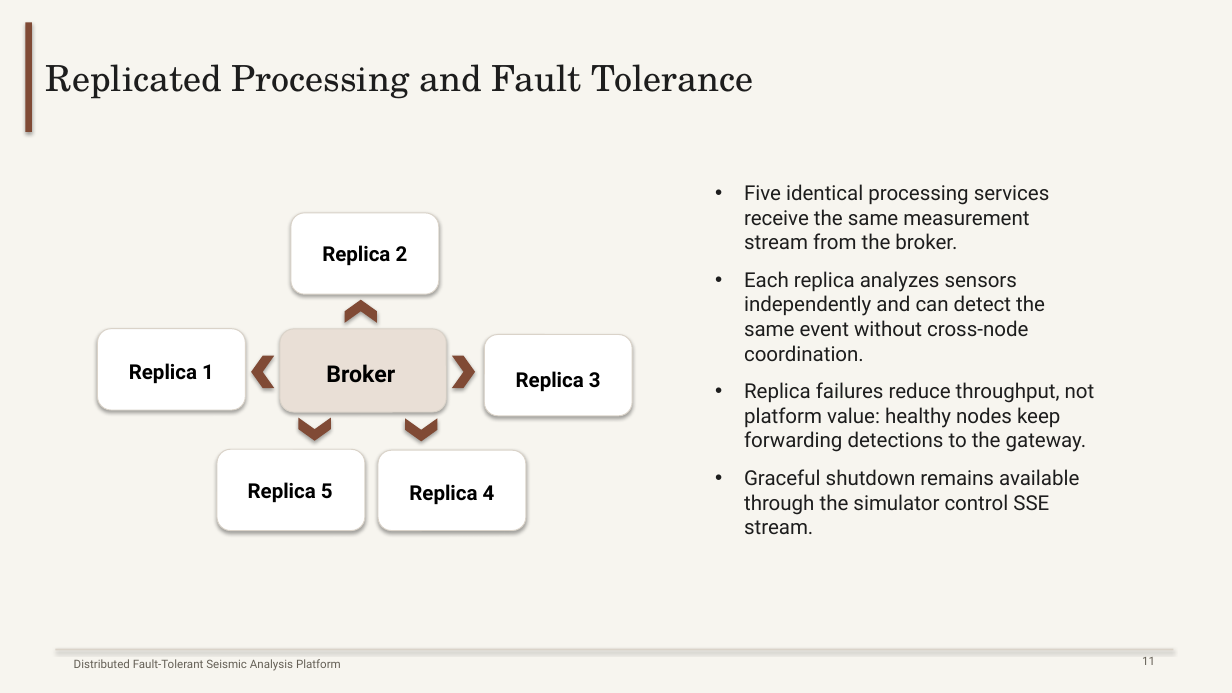
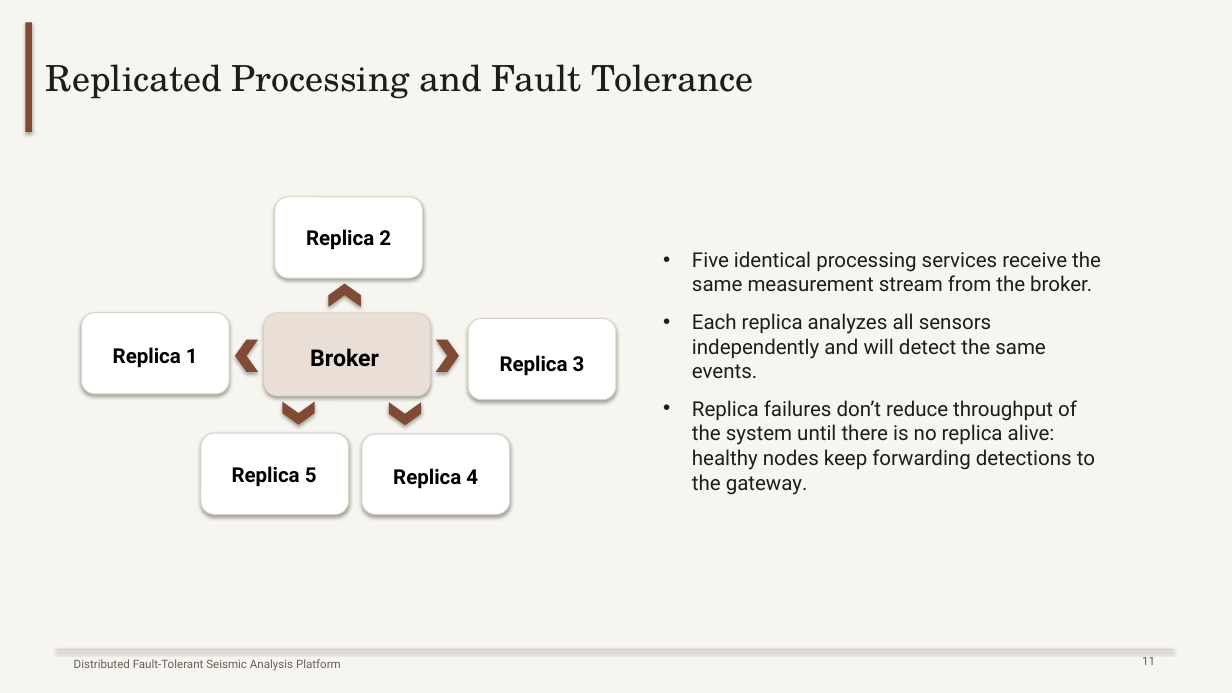
Before and after one commit to mattia9203/1998519_LTM, a slide deck: slide 10 of booklets/seismic_final_presentation.pptx. Drawn at 1232x693 pixels with LibreOffice and Linux fonts; fonts in the diff are those of the drawing. Boxes give left, top, right and bottom in pixels: in the first picture for what was removed or moved away, otherwise in the second. Text is boxed around its words. In the diff, an @@ line names an element or a change of style, - is before the commit and + after.

```diff
--- a/booklets/seismic_final_presentation.pptx
+++ b/booklets/seismic_final_presentation.pptx
@@ text "Five identical processing services receive ...": place and size @@
-text "Five identical processing services receive ..." at <box>744,184,1095,511</box>
+text "Five identical processing services receive ..." at <box>692,251,1101,495</box>
@@ 6 texts, 6 rounded rectangles, 5 chevrons: place and size @@
-6 texts, 6 rounded rectangles, 5 chevrons at <box>98,213,632,531</box>
+6 texts, 6 rounded rectangles, 5 chevrons at <box>81,197,616,515</box>
@@ text at <box>692,313,1095,495</box>: text changed @@
-• Each replica analyzes sensors independently and can detect the same event without cross-node coordination.
-• Replica failures reduce throughput, not platform value: healthy nodes keep forwarding detections to the gateway.
-• Graceful shutdown remains available through the simulator control SSE stream.
+• Each replica analyzes all sensors independently and will detect the same events.
+• Replica failures don’t reduce throughput of the system until there is no replica alive: healthy nodes keep forwarding detections to the gateway.
```
Also in this commit, not shown: 5 other slides changed, 1 other file.
